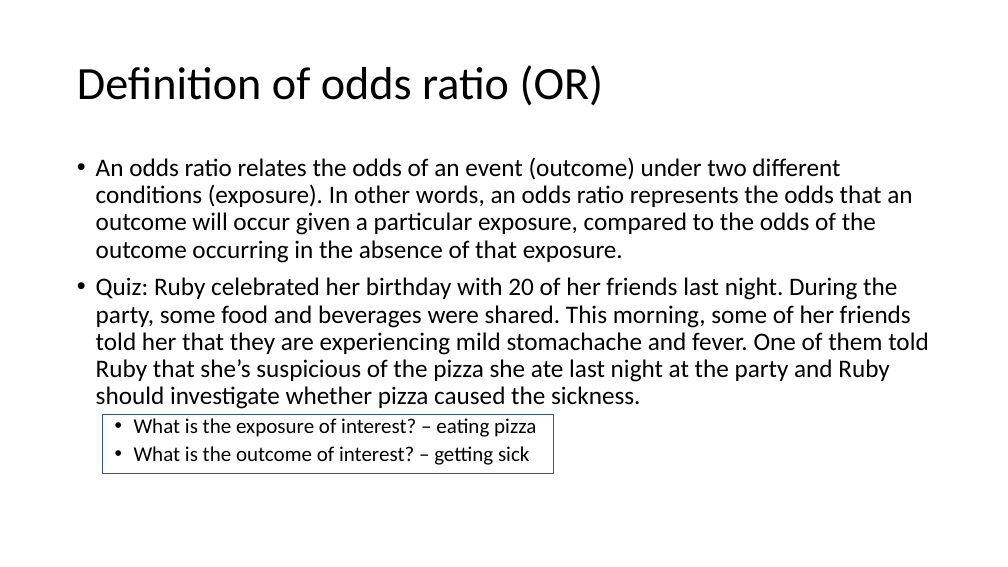
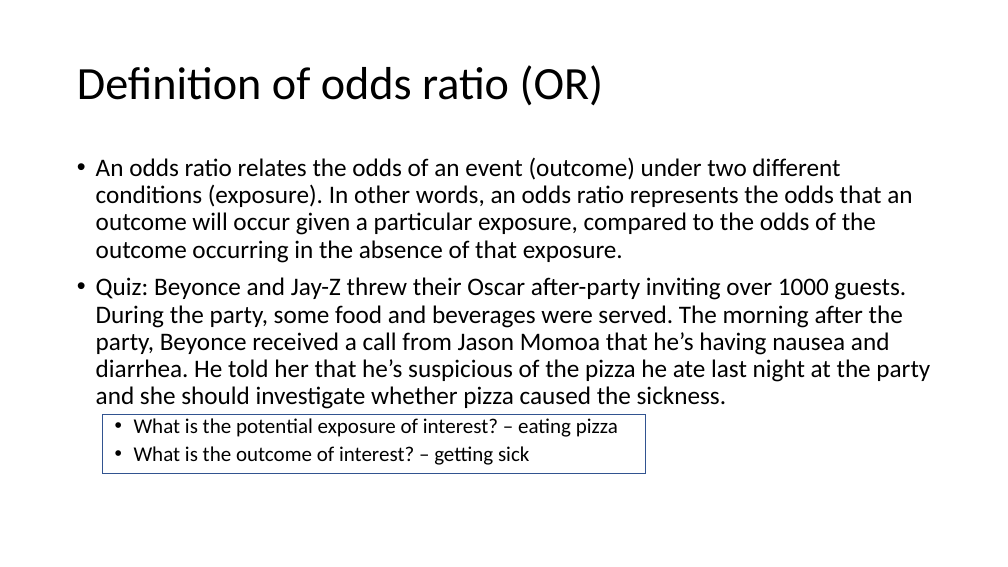
Before and after one commit to IDSP22/EducationApp_ChenKim, a slide deck: slide 2 of OR_mock-up.pptx. Drawn at 1008x567 pixels with LibreOffice and Linux fonts; fonts in the diff are those of the drawing. Boxes give left, top, right and bottom in pixels: in the first picture for what was removed or moved away, otherwise in the second. Text is boxed around its words. In the diff, an @@ line names an element or a change of style, - is before the commit and + after.

```diff
--- a/OR_mock-up.pptx
+++ b/OR_mock-up.pptx
@@ text at box(96, 277, 930, 437): text changed @@
-• Quiz: Ruby celebrated her birthday with 20 of her friends last night. During the party, some food and beverages were shared. This morning, some of her friends told her that they are experiencing mild stomachache and fever. One of them told Ruby that she’s suspicious of the pizza she ate last night at the party and Ruby should investigate whether pizza caused the sickness.
-  • What is the exposure of interest? – eating pizza
+• Quiz: Beyonce and Jay-Z threw their Oscar after-party inviting over 1000 guests. During the party, some food and beverages were served. The morning after the party, Beyonce received a call from Jason Momoa that he’s having nausea and diarrhea. He told her that he’s suspicious of the pizza he ate last night at the party and she should investigate whether pizza caused the sickness.
+  • What is the potential exposure of interest? – eating pizza
@@ rectangle: place and size @@
-rectangle at box(103, 414, 554, 474)
+rectangle at box(103, 414, 646, 474)
```
Also in this commit, not shown: 4 other slides changed, 2 other files.
